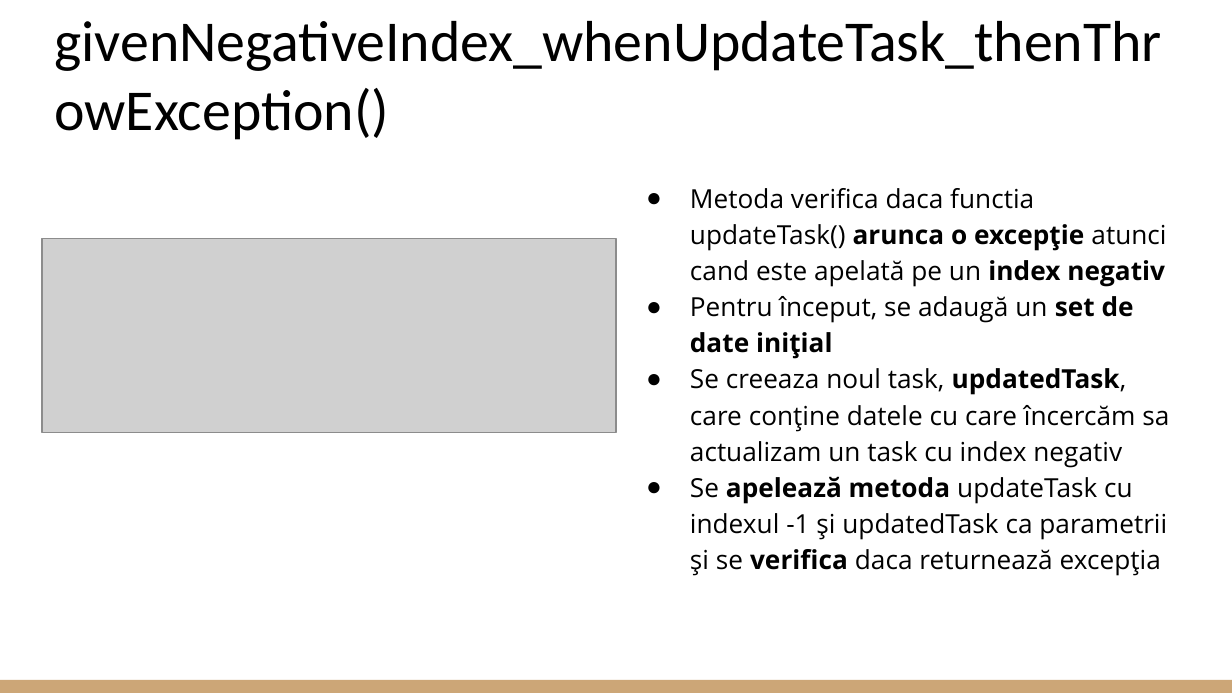
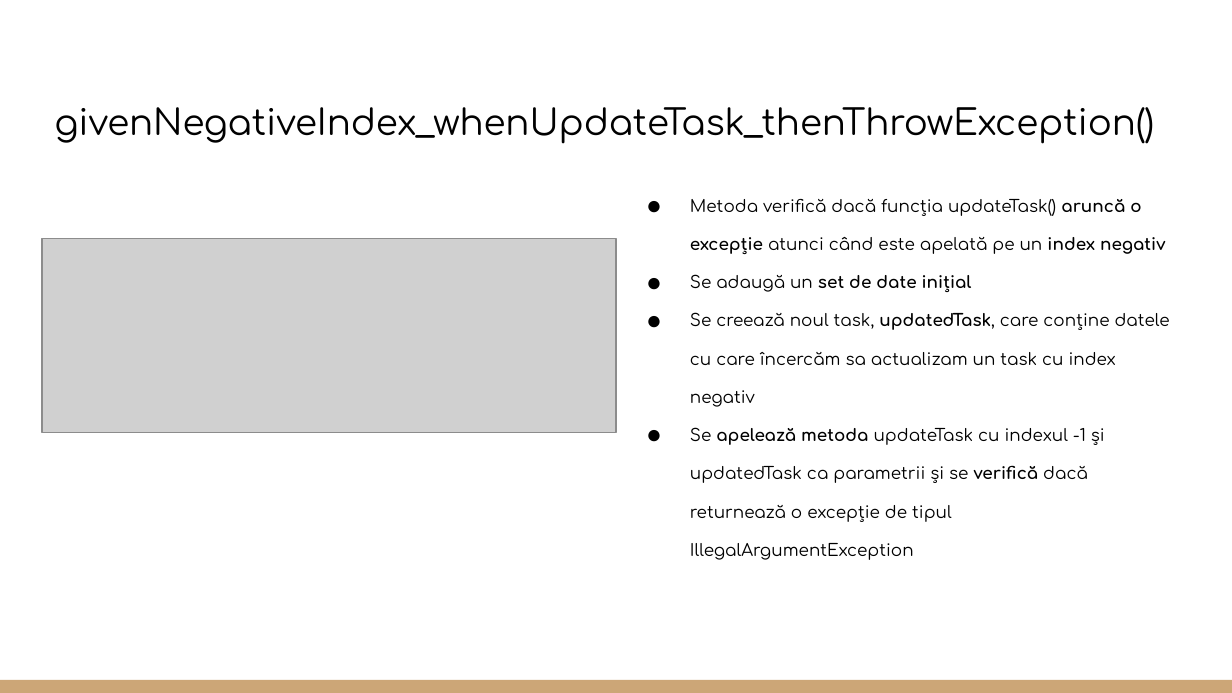
Before and after one commit to CoCodrilo1710/Proiect_TSS, a slide deck: slide 13 of Testare Unitara in Java.pptx (slide 7 before the commit). Drawn at 1232x693 pixels with LibreOffice and Linux fonts; fonts in the diff are those of the drawing; grey boxes stand for pictures. Boxes give left, top, right and bottom in pixels: in the first picture for what was removed or moved away, otherwise in the second. Text is boxed around its words. In the diff, an @@ line names an element or a change of style, - is before the commit and + after.

```diff
--- a/Testare Unitara in Java.pptx
+++ b/Testare Unitara in Java.pptx
@@ title "givenNegativeIndex_whenUpdateTask_thenThrowException()" at (x1=54, y1=107, x2=1154, y2=144): size 33.8 to 20.8 pt, font Calibri to Comfortaa @@
@@ text at (x1=690, y1=199, x2=1170, y2=560): text changed; size 15.3 to 9.8 pt; font Open Sans to Comfortaa @@
-● Metoda verifica daca functia updateTask() arunca o excepție atunci cand este apelată pe un index negativ
-● Pentru început, se adaugă un set de date inițial
-● Se creeaza noul task, updatedTask, care conține datele cu care încercăm sa actualizam un task cu index negativ
-● Se apelează metoda updateTask cu indexul -1 și updatedTask ca parametrii și se verifica daca returnează excepția
+● Metoda verifică dacă funcția updateTask() aruncă o excepție atunci când este apelată pe un index negativ
+● Se adaugă un set de date inițial
+● Se creează noul task, updatedTask, care conține datele cu care încercăm sa actualizam un task cu index negativ
+● Se apelează metoda updateTask cu indexul -1 și updatedTask ca parametrii și se verifică dacă returnează o excepție de tipul IllegalArgumentException
```
Also in this commit, not shown: 24 other slides changed, 19 slides added, 4 slides removed.
